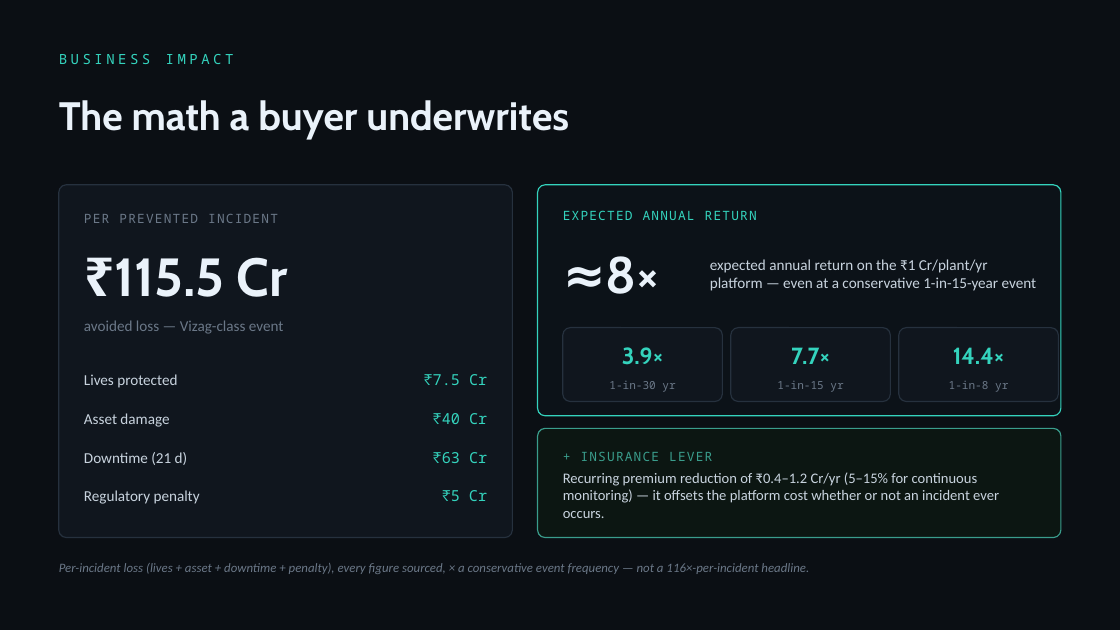
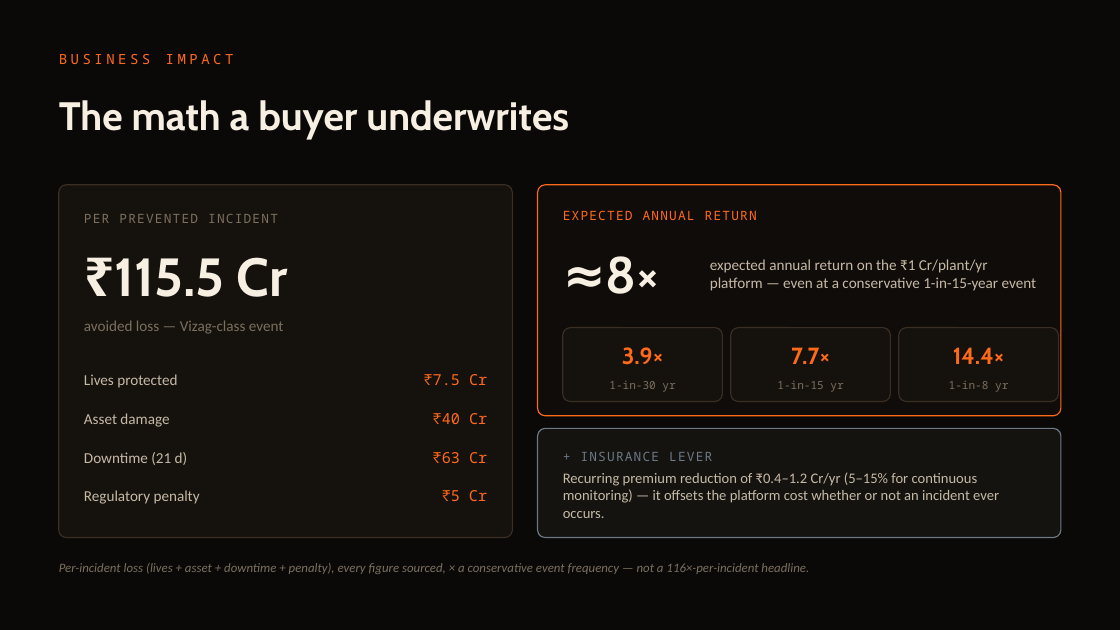
Before and after one commit to SaudSatopay/trinetra, a slide deck: slide 11 of docs/Trinetra_Deck.pptx (slide 10 before the commit). Drawn at 1120x630 pixels with LibreOffice and Linux fonts; fonts in the diff are those of the drawing. Boxes give left, top, right and bottom in pixels: in the first picture for what was removed or moved away, otherwise in the second. Text is boxed around its words. In the diff, an @@ line names an element or a change of style, - is before the commit and + after.

Commit message:
Align the deck to the Foundry palette + add the new capability slides
Repalette the pitch deck from the old teal-on-navy to the warm-ink / molten-orange
Foundry look the live control room and README now use — background, panels, the
molten-orange signature accent and the steel/amber/red risk ramp. No teal remains.

Add three slides for the capabilities shipped this round:
- Shift-left permit gate — the permit desk blocking a hot-work request that would
  complete the compound pattern (HIGH 80 -> CRITICAL 100), with the regulation-
  grounded conditions to issue safely.
- Fleet command — one engine across six plants, the live aggregate (6 plants /
  7 workers / 2 compound / +6 min lead) and the per-site board.
- Active-learning flywheel — the per-plant nuisance threshold with the locked
  recall guardrail (compound / HIGH / CRITICAL always page).

Now 17 slides. System fonts kept (Trebuchet / Consolas / Calibri) so it renders
reliably in PowerPoint. Headline numbers unchanged — engine untouched.

```diff
--- a/docs/Trinetra_Deck.pptx
+++ b/docs/Trinetra_Deck.pptx
@@ background #0B0F14 to #0B0908 @@
@@ rounded rectangle at (x1=538, y1=185, x2=1061, y2=416): fill #0C1218 to #100C09; outline #34D3BD 1 pt to #FF6A1A 1 pt @@
@@ text colour #EAF2FA to #F7EFE1 in 3 elements at (x1=59, y1=100, x2=569, y2=140), (x1=115, y1=257, x2=287, y2=297), (x1=606, y1=256, x2=660, y2=294) @@
@@ fill #10161E to #15110D; outline #26313E 1 pt to #3B2E22 1 pt in 4 elements at (x1=59, y1=185, x2=513, y2=538), (x1=563, y1=328, x2=723, y2=402), (x1=731, y1=328, x2=891, y2=402), (x1=899, y1=328, x2=1059, y2=402) @@
@@ text colour #34D3BD to #FF6A1A in 9 elements at (x1=59, y1=54, x2=234, y2=64), (x1=424, y1=374, x2=487, y2=385), (x1=433, y1=413, x2=487, y2=424), (x1=433, y1=452, x2=487, y2=463), (x1=442, y1=490, x2=487, y2=501), (x1=563, y1=210, x2=757, y2=220), (x1=622, y1=347, x2=663, y2=365), (x1=791, y1=347, x2=830, y2=364), (x1=953, y1=347, x2=1005, y2=364) @@
@@ rounded rectangle at (x1=538, y1=429, x2=1061, y2=538): fill #0C1612 to #14130F; outline #3A9D8C 1 pt to #6B7886 1 pt @@
@@ text "+ INSURANCE LEVER" at (x1=581, y1=452, x2=712, y2=461): text colour #3A9D8C to #6B7886 @@
@@ text colour #C8D3DE to #C6B9A6 in 6 elements at (x1=84, y1=374, x2=177, y2=388), (x1=84, y1=413, x2=169, y2=427), (x1=84, y1=452, x2=188, y2=465), (x1=84, y1=490, x2=200, y2=504), (x1=710, y1=259, x2=1037, y2=291), (x1=563, y1=472, x2=999, y2=518) @@
@@ text colour #6B7888 to #7C6F5E in 6 elements at (x1=84, y1=214, x2=278, y2=223), (x1=84, y1=320, x2=284, y2=334), (x1=609, y1=381, x2=675, y2=392), (x1=777, y1=381, x2=843, y2=392), (x1=949, y1=381, x2=1008, y2=392), (x1=59, y1=563, x2=809, y2=574) @@
```
Also in this commit, not shown: 13 other slides changed, 3 slides added, 1 other file.
